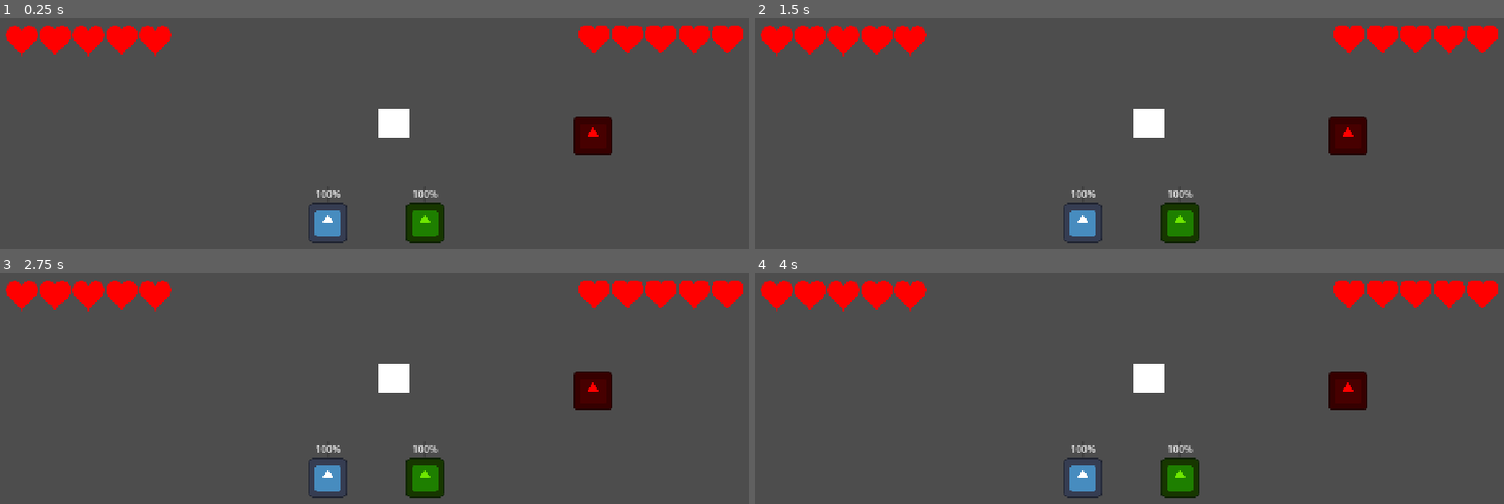
Above: before the commit, frames 1-4 (two rows, left to right).
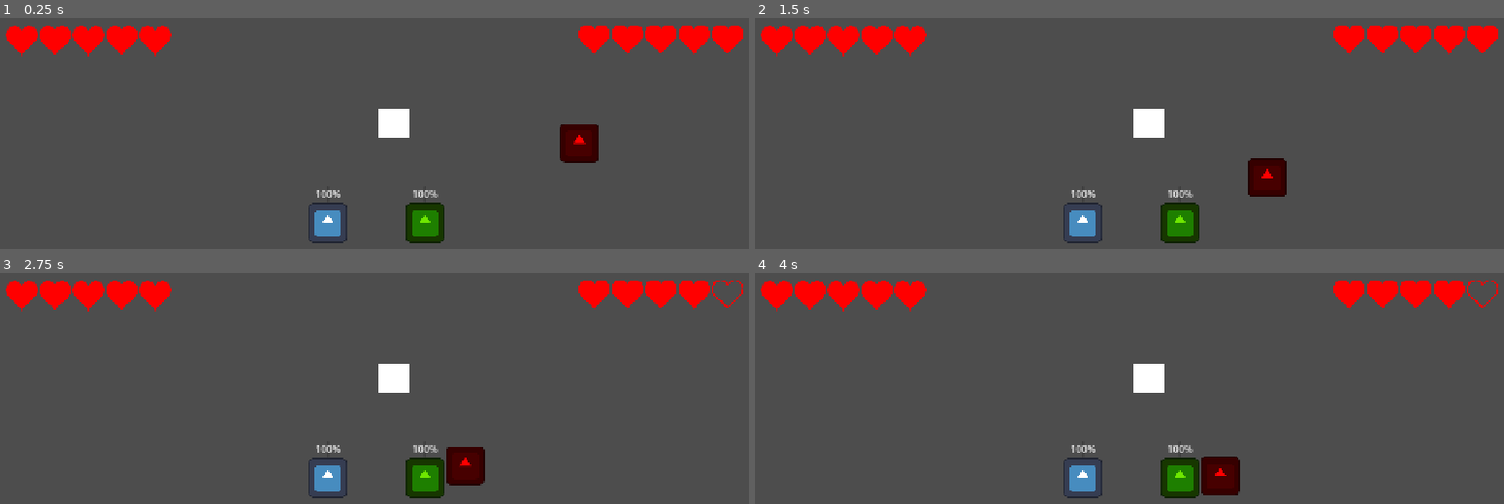
Above: after the commit, the same moments.

Repository: Herovero/CandlesOut
Game: Godot game, scene res://Scenes/main.tscn
The game is run twice, just before and just after one commit, with the same random seed, the same clock (stepped at 60 frames per second) and the same inputs. The engine's default icon, where the game draws it, is replaced by a stand-in: a white triangle on a blue panel in a dark square.
Inputs:
- Up to frame 1 (0.25 s): no input
- Up to frame 2 (1.5 s): no input
- Up to frame 3 (2.75 s): no input
- Up to frame 4 (4 s): tap Enter at 3.5 s

The runs differ from the first frame. In frame 1, 1.0% of the frame differs, in the area x 74-82%, y 42-63%; in frame 2, 1.7%; in frame 3, 2.0%; in frame 4, 2.0%, in the area x 59-100%, y 3-97%.

Commit message:
Enemy follow player 1 or 2 based on nearest position

Diff:
--- a/Scripts/enemy_1.gd
+++ b/Scripts/enemy_1.gd
@@ -1,12 +1,12 @@
 extends CharacterBody2D
 
-const SPEED = 300.0
+const SPEED = 100.0
 const HP = 100.0
 
 func _physics_process(delta: float) -> void:
 	var direction = Vector2.ZERO
 
-	var player = get_node_or_null("/root/main/Player1")
+	var player = get_tree().get_nodes_in_group("Players")
 	if player:
 		direction = (player.global_position - global_position).normalized()
 
--- a/Scripts/enemy_test.gd
+++ b/Scripts/enemy_test.gd
@@ -1,6 +1,7 @@
 extends CharacterBody2D
 
-@export var speed: float = 150.0
+const speed: float = 100.0
+const hp: float = 100.0
 @export var damage_amount: float = 1.0
 
 @onready var hitbox: Area2D = $Hitbox
@@ -11,6 +12,33 @@
 func _ready():
 	pass
 
+func _physics_process(delta: float) -> void:
+	var target = find_closest_player()
+	var direction = Vector2.ZERO
+
+	if target:
+		direction = global_position.direction_to(target.global_position)
+
+	velocity = direction * speed
+	move_and_slide()
+
+func find_closest_player() -> CharacterBody2D:
+	var players = get_tree().get_nodes_in_group("Players") # Matches your group name
+	var closest_player = null
+	var shortest_distance = INF # Start with infinity
+
+	for player in players:
+		# Avoid targeting the 'Ghost' if it's in the same group but shouldn't be chased
+		if player.has_method("is_sleeping") and player.is_sleeping:
+			continue
+
+		var distance = global_position.distance_to(player.global_position)
+		if distance < shortest_distance:
+			shortest_distance = distance
+			closest_player = player
+
+	return closest_player
+
 func _on_hitbox_body_entered(body):
 	if body.is_in_group("Players"):
 		# body.input_prefix will grab "p1_" or "p2_" based on which player it just touched
